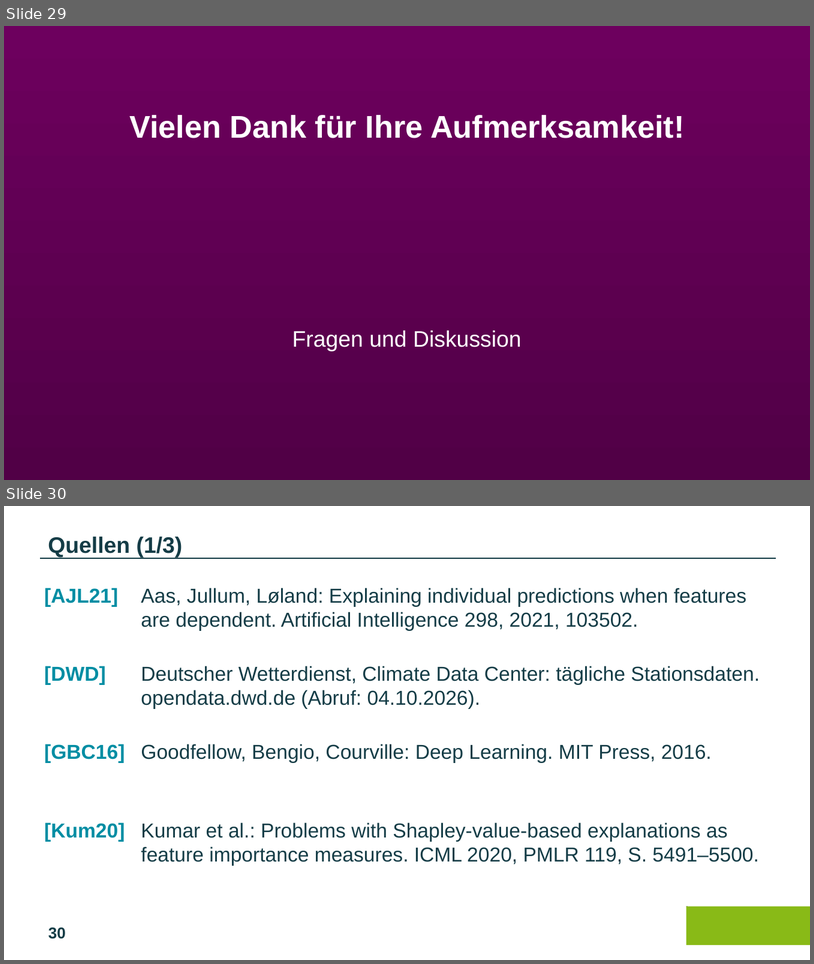
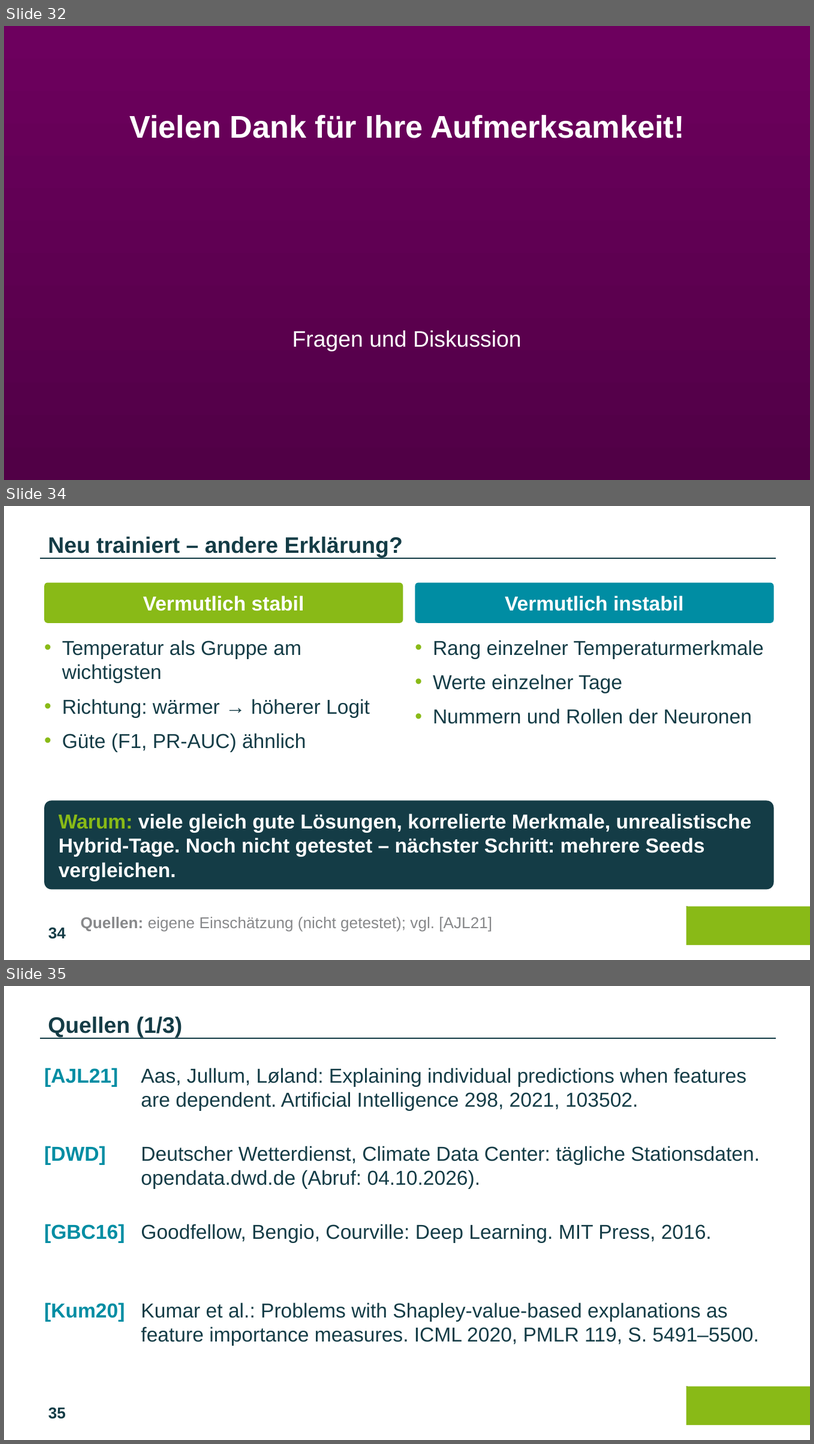
Before and after one commit to amk0098/shapley-mlp-seminar, a slide deck: slides/Shapley_MLP_Vortrag.pptx. Shown one above the other, each under a label of ours: slides 29 and 30 before the commit, slides 32, 34 and 35 after it; the slides between them are not shown. The pictures are 814x964 and 814x1444 pixels, drawn with LibreOffice and Linux fonts; fonts in the diff are those of the drawing; background and template pictures are left out. Boxes give left, top, right and bottom in pixels: in the first picture for what was removed or moved away, otherwise in the second. Text is boxed around its words. In the diff, an @@ line names an element or a change of style, - is before the commit and + after.

```diff
--- a/slides/Shapley_MLP_Vortrag.pptx
+++ b/slides/Shapley_MLP_Vortrag.pptx
@@ slide 34 added at (4,506,810,960), background #FFFFFF; not listed: 3 template elements that a slide beside it also shows @@
@@ text added at (48,537,403,558), 20 pt, text #143C46, bold @@
+Neu trainiert – andere Erklärung?
@@ rounded rectangle added at (44,583,403,623), fill #89BA17, 18 pt, text #FFFFFF, bold @@
+Vermutlich stabil
@@ rounded rectangle added at (415,583,774,623), fill #008DA3, 18 pt, text #FFFFFF, bold @@
+Vermutlich instabil
@@ text added at (62,640,370,751), 18 pt, text #143C46 @@
+• Temperatur als Gruppe am wichtigsten
+• Richtung: wärmer → höherer Logit
+• Güte (F1, PR-AUC) ähnlich
@@ text added at (433,640,764,724), 18 pt, text #143C46 @@
+• Rang einzelner Temperaturmerkmale
+• Werte einzelner Tage
+• Nummern und Rollen der Neuronen
@@ rounded rectangle added at (44,801,774,889), fill #143C46, 18 pt, text #FFFFFF, bold @@
+Warum: viele gleich gute Lösungen, korrelierte Merkmale, unrealistische Hybrid-Tage. Noch nicht getestet – nächster Schritt: mehrere Seeds vergleichen.
@@ text added at (81,916,492,931), 14 pt, text #87888A @@
+Quellen: eigene Einschätzung (nicht getestet); vgl. [AJL21]
@@ what was slide 29 is now slide 32 @@
@@ what was slide 30 is now slide 35 @@
@@ page number at (48,1407,66,1419): text changed @@
-30
+35
```
Also in this commit, not shown: 2 slides changed, 4 other slides added, 6 other files.
